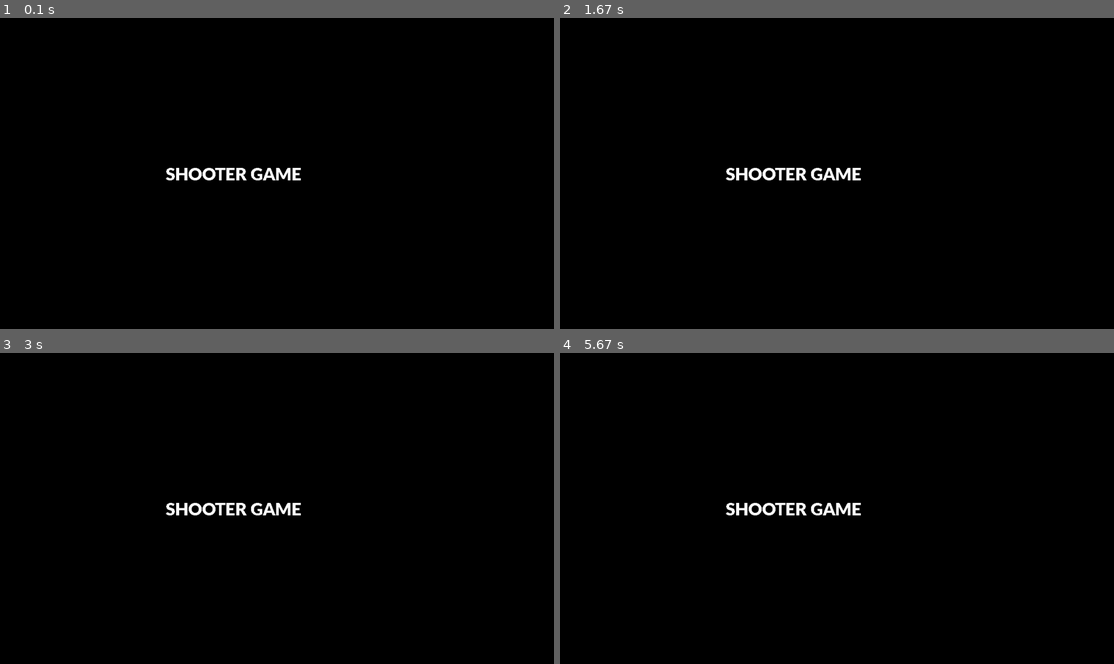
Above: before the commit, frames 1-4 (two rows, left to right).
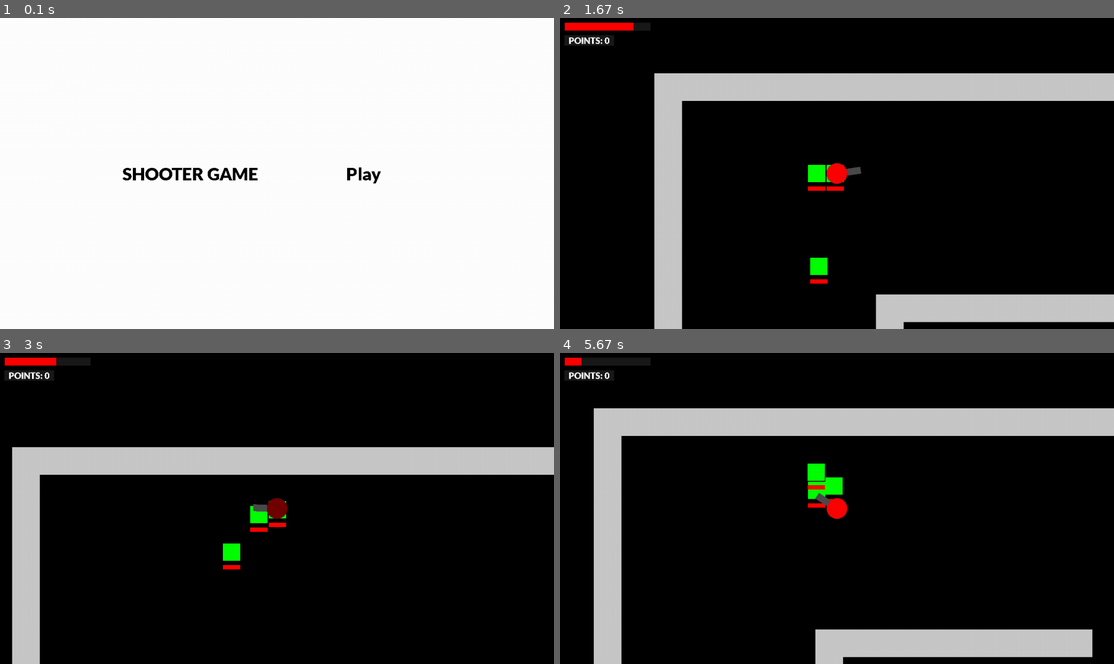
Above: after the commit, the same moments.

Repository: abmu/pygame-shooter-game
Game: pygame game, started from main.py
The game is run twice, just before and just after one commit, with the same random seed, the same clock (stepped at 60 frames per second) and the same inputs.
Inputs (mouse positions are in pixels of both pictures, inside the frame that each line leads up to):
- Up to frame 1 (0.1 s): no input
- Up to frame 2 (1.67 s): click (925, 173) at 0.38 s, where only the run after the commit has a clickable "Play"; hold W 0.67-1.13 s; hold Right 0.67-1.13 s; move the mouse to (814, 89) at 0.7 s; tap A at 1.17 s; hold Right from 1.5 s (still down); move the mouse to (903, 164) at 1.53 s
- Up to frame 3 (3 s): release Right at 1.97 s; hold Up 2-2.3 s; move the mouse to (304, 415) at 2.03 s; hold Right 2.33-2.8 s; move the mouse to (232, 405) at 2.37 s; hold Left from 2.83 s (still down); move the mouse to (72, 499) at 2.87 s
- Up to frame 4 (5.67 s): release Left at 3.37 s; hold Down 3.4-3.7 s; move the mouse to (803, 440) at 3.43 s; hold Left 3.73-4.13 s; move the mouse to (870, 399) at 3.77 s; hold Up 4.17-4.53 s; move the mouse to (726, 533) at 4.2 s; hold Right 4.57-5.2 s; move the mouse to (720, 533) at 4.6 s; hold Down 5.23-5.6 s; move the mouse to (670, 399) at 5.27 s; hold Left from 5.63 s (still down)

The runs differ from the first frame. In frame 1, 99% of the frame differs, in the area x 0-100%, y 0-100%; in frame 2, 17%; in frame 3, 14%; in frame 4, 18%.

Commit message:
New commit

Diff:
--- /dev/null
+++ b/button.py
@@ -0,0 +1,48 @@
+import pygame
+from settings import *
+
+
+class Button:
+    def __init__(self,text,pos,func):
+        # general setup
+        self.screen = pygame.display.get_surface()
+        self.font = pygame.font.Font(FONT,OW_FONT_SIZE)
+        self.pressed = False
+        self.func = func
+
+        # text setup
+        self.colour = OW_FONT_COLOUR
+        self.text = text
+        self.pos = pos
+
+    def draw_text(self):
+        # draw the button text
+        self.text_surf = self.font.render(self.text,False,self.colour)
+        self.text_rect = self.text_surf.get_rect(center = self.pos)
+        self.screen.blit(self.text_surf,self.text_rect)
+
+    def check_click(self):
+        mouse_pos = pygame.mouse.get_pos()
+        # check if the mouse is touching the text button
+        if self.text_rect.collidepoint(mouse_pos):
+            self.colour = OW_PRIMARY_COLOUR
+            # check if the left mouse button has been pressed
+            if pygame.mouse.get_pressed()[0]:
+                self.pressed = True
+            # once the left mouse button has been let go then carry out the function of the button
+            else:
+                if self.pressed:
+                    self.click_func()
+                    self.pressed = False
+        else:
+            self.colour = OW_FONT_COLOUR
+
+
+    def click_func(self):
+        print('clicked!')
+        self.func()
+
+    def display(self):
+        # update and draw button
+        self.draw_text()
+        self.check_click()
--- a/enemy.py
+++ b/enemy.py
@@ -1,9 +1,10 @@
 import pygame
 from settings import *
+from health_bar import HealthBar
 
 
 class Enemy(pygame.sprite.Sprite):
-    def __init__(self,pos,groups,obstacle_sprites):
+    def __init__(self,pos,groups,obstacle_sprites,visible_sprites):
         # enemy setup
         super().__init__(groups)
         self.image = pygame.image.load('graphics/enemy.png').convert_alpha()
@@ -21,6 +22,11 @@
         self.attack_cooldown = 1000
         self.attack_time = None
 
+        # hit
+        self.hit = False
+        self.hit_cooldown = 100
+        self.hit_time = None
+
         # stats
         self.speed = 3
         self.max_health = 100
@@ -28,6 +34,8 @@
         self.power = 10
         self.notice_radius = 500
         self.worth = 50
+
+        self.health_bar = HealthBar(self.rect,self.get_health,[visible_sprites])
 
     def move(self,speed):
         # normalize direction vector to ensure it is a unit vector
@@ -87,15 +95,36 @@
             if current_time - self.attack_time >= self.attack_cooldown:
                 self.attacking = False
 
+        # check if hit cooldown has finished
+        if self.hit:
+            if current_time - self.hit_time >= self.hit_cooldown:
+                self.hit = False
+                self.image = pygame.image.load('graphics/enemy.png').convert_alpha()
+
     def take_damage(self,power):
-        self.health -= power
-        if self.health <= 0:
-            # make the enemy respawn once they die
-            self.rect.topleft = self.start_pos
-            self.health = self.max_health
+        if not self.hit:
+            # load hit image
+            self.image = pygame.image.load('graphics/enemy-2.png').convert_alpha()
+
+            # make the enemy take damage
+            self.health -= power
+            if self.health <= 0:
+                # make the enemy respawn once they die
+                self.hit = False
+                self.image = pygame.image.load('graphics/enemy.png').convert_alpha()
+                self.rect.topleft = self.start_pos
+                self.health = self.max_health
+
+            # begin hit cooldown
+            self.hit = True
+            self.hit_time = pygame.time.get_ticks()
+
 
     def get_worth(self):
         return self.worth
+
+    def get_health(self):
+        return (self.health,self.max_health)
 
     def update(self):
         # upadte enemy
--- a/health_bar.py
+++ b/health_bar.py
@@ -3,17 +3,19 @@
 
 
 class HealthBar(pygame.sprite.Sprite):
-    def __init__(self,enemy,groups):
+    def __init__(self,enemy_rect,get_health,groups):
         # health bar setup
         super().__init__(groups)
-        self.enemy = enemy
+        self.enemy_rect = enemy_rect
+        self.get_health = get_health
         self.set_bar_dimensions()
         self.rect = self.image.get_rect(topleft = self.get_pos())
         self.draw_priority = 2
 
     def set_bar_dimensions(self):
         # calculate current to max health ratio
-        ratio = self.enemy.health / self.enemy.max_health
+        enemy_health = self.get_health()
+        ratio = enemy_health[0] / enemy_health[1]
 
         # make new health bar image
         self.image = pygame.Surface((40*ratio,10))
@@ -21,7 +23,7 @@
 
     def get_pos(self):
         # make position of the health bar underneath the enemy
-        return (self.enemy.rect.centerx-20,self.enemy.rect.centery+30)
+        return (self.enemy_rect.centerx-20,self.enemy_rect.centery+30)
 
     def update(self):
         # update enemy health bar
--- a/level.py
+++ b/level.py
@@ -2,15 +2,13 @@
 from settings import *
 from tile import Tile
 from player import Player
-from weapon import Weapon
 from bullet import Bullet
 from enemy import Enemy
-from health_bar import HealthBar
 from ui import UI
 
 
 class Level:
-    def __init__(self):
+    def __init__(self,create_overworld):
         # get display surface
         self.screen = pygame.display.get_surface()
 
@@ -24,6 +22,8 @@
         # user interface
         self.ui = UI()
 
+        self.create_overworld = create_overworld
+
     def create_map(self):
         for row_index, row in enumerate(MAP_ARRAY):
             for col_index, col in enumerate(row):
@@ -33,14 +33,12 @@
                 if col == 'x':
                     Tile((x,y),[self.visible_sprites,self.obstacle_sprites])
                 elif col == 'P':
-                    self.player = Player((x,y),[self.visible_sprites],self.obstacle_sprites,self.create_bullet)
-                    self.weapon = Weapon(self.player.rect,[self.visible_sprites],self.visible_sprites.get_middle_pos())
+                    self.player = Player((x,y),[self.visible_sprites],self.obstacle_sprites,self.visible_sprites,self.create_bullet)
                 elif col == 'E':
-                    enemy = Enemy((x,y),[self.visible_sprites,self.obstacle_sprites],self.obstacle_sprites)
-                    HealthBar(enemy,[self.visible_sprites])
+                    enemy = Enemy((x,y),[self.visible_sprites,self.obstacle_sprites],self.obstacle_sprites,self.visible_sprites)
 
     def create_bullet(self,add_points):
-        Bullet(self.weapon.get_pos(),[self.visible_sprites],self.obstacle_sprites,self.visible_sprites.get_middle_pos(),pygame.mouse.get_pos(),add_points)
+        Bullet(self.player.weapon.get_pos(),[self.visible_sprites],self.obstacle_sprites,self.visible_sprites.get_middle_pos(),pygame.mouse.get_pos(),add_points)
 
     def run(self):
         # update and draw the level map and ui
--- a/main.py
+++ b/main.py
@@ -13,23 +13,24 @@
         pygame.display.set_caption('Shooter Game')
         self.clock = pygame.time.Clock()
 
-        self.status = "overworld"
-        self.overworld = Overworld()
-        # self.level = Level()
+        # default game screen
+        self.create_overworld()
 
     def create_overworld(self):
-        self.overworld = Overworld()
+        self.overworld = Overworld(self.create_level)
         self.status = "overworld"
 
     def create_level(self):
-        self.level = Level()
+        self.level = Level(self.create_overworld)
         self.status = "level"
 
     def display_screen(self):
-        # display the overworld screen or the level screen depending on whaat has happened in game
+        # display the overworld screen or the level screen depending on what has happened in game
         if self.status == "overworld":
+            self.screen.fill('white')
             self.overworld.run()
         else:
+            self.screen.fill('black')
             self.level.run()
 
     def run(self):
@@ -41,7 +42,6 @@
                     sys.exit()
 
             # update screen
-            self.screen.fill('black')
             self.display_screen()
             pygame.display.update()
             self.clock.tick(FPS)
--- a/overworld.py
+++ b/overworld.py
@@ -1,19 +1,23 @@
 import pygame
 from settings import *
+from button import Button
 
 
 class Overworld:
-    def __init__(self):
+    def __init__(self,create_level):
         # general setup
         self.screen = pygame.display.get_surface()
         self.font = pygame.font.Font(FONT,OW_FONT_SIZE)
+        self.create_level = create_level
 
-    def draw_text(self):
-        # draw text
-        text_surf = self.font.render('SHOOTER GAME',False,OW_FONT_COLOUR)
-        text_rect = text_surf.get_rect(center = (WIDTH/2-100,HEIGHT/2))
-        self.screen.blit(text_surf,text_rect)
+        # game title setup
+        self.text_surf = self.font.render('SHOOTER GAME',False,OW_FONT_COLOUR)
+        self.text_rect = self.text_surf.get_rect(center = (WIDTH/2-200,HEIGHT/2))
+
+        # play button setup
+        self.play_button = Button('Play',(WIDTH/2+200,HEIGHT/2),self.create_level)
 
     def run(self):
         # update and draw the overworld screen
-        self.draw_text()
+        self.screen.blit(self.text_surf,self.text_rect)
+        self.play_button.display()
--- a/player.py
+++ b/player.py
@@ -1,9 +1,10 @@
 import pygame
 from settings import *
+from weapon import Weapon
 
 
 class Player(pygame.sprite.Sprite):
-    def __init__(self,pos,groups,obstacle_sprites,create_bullet):
+    def __init__(self,pos,groups,obstacle_sprites,visible_sprites,create_bullet):
         # player setup
         super().__init__(groups)
         self.image = pygame.image.load('graphics/player.png').convert_alpha()
@@ -22,11 +23,18 @@
         self.attack_cooldown = 200
         self.attack_time = None
 
+        # hit
+        self.hit = False
+        self.hit_cooldown = 100
+        self.hit_time = None
+
         # stats
         self.speed = 5
         self.max_health = 100
         self.health = self.max_health
         self.points = 0
+
+        self.weapon = Weapon(self.rect,[visible_sprites],visible_sprites.get_middle_pos())
 
     def input(self):
         keys = pygame.key.get_pressed()
@@ -96,12 +104,29 @@
             if current_time - self.attack_time >= self.attack_cooldown:
                 self.attacking = False
 
+        # check if hit cooldown has finished
+        if self.hit:
+            if current_time - self.hit_time >= self.hit_cooldown:
+                self.hit = False
+                self.image = pygame.image.load('graphics/player.png').convert_alpha()
+
     def take_damage(self,power):
-        self.health -= power
-        if self.health <= 0:
-            # make the player respawn once they die
-            self.rect.topleft = self.start_pos
-            self.health = self.max_health
+        if not self.hit:
+            # load hit image
+            self.image = pygame.image.load('graphics/player-2.png').convert_alpha()
+
+            # make the player take damage
+            self.health -= power
+            if self.health <= 0:
+                # make the player respawn once they die
+                self.hit = False
+                self.image = pygame.image.load('graphics/player.png').convert_alpha()
+                self.rect.topleft = self.start_pos
+                self.health = self.max_health
+
+            # begin hit cooldown
+            self.hit = True
+            self.hit_time = pygame.time.get_ticks()
 
     def get_health(self):
         return (self.health,self.max_health)
--- a/settings.py
+++ b/settings.py
@@ -67,7 +67,7 @@
 
 # overworld
 OW_FONT_SIZE = 40
-OW_FONT_COLOUR = 'white'
+OW_FONT_COLOUR = 'black'
 OW_PRIMARY_COLOUR = 'gray10'
 OW_SECONDARY_COLOUR = 'gray3'
 
Binary file added: graphics/enemy-2.png
Binary file added: graphics/player-2.png
Not shown, changed: .DS_Store
